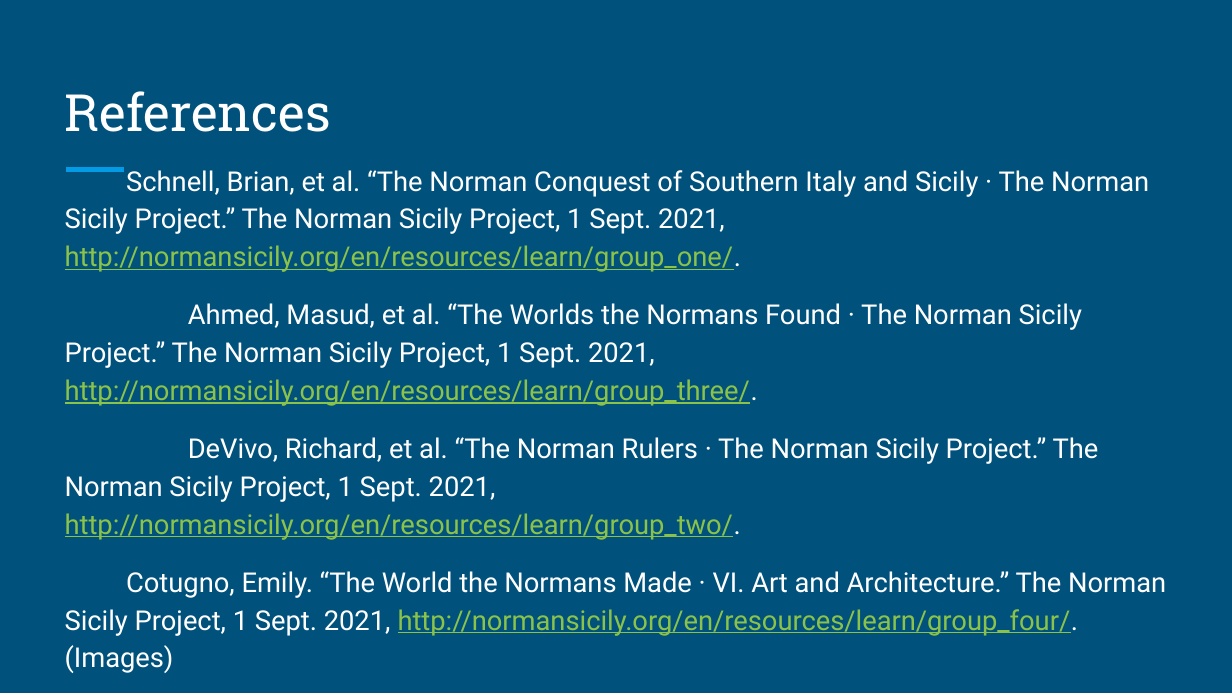
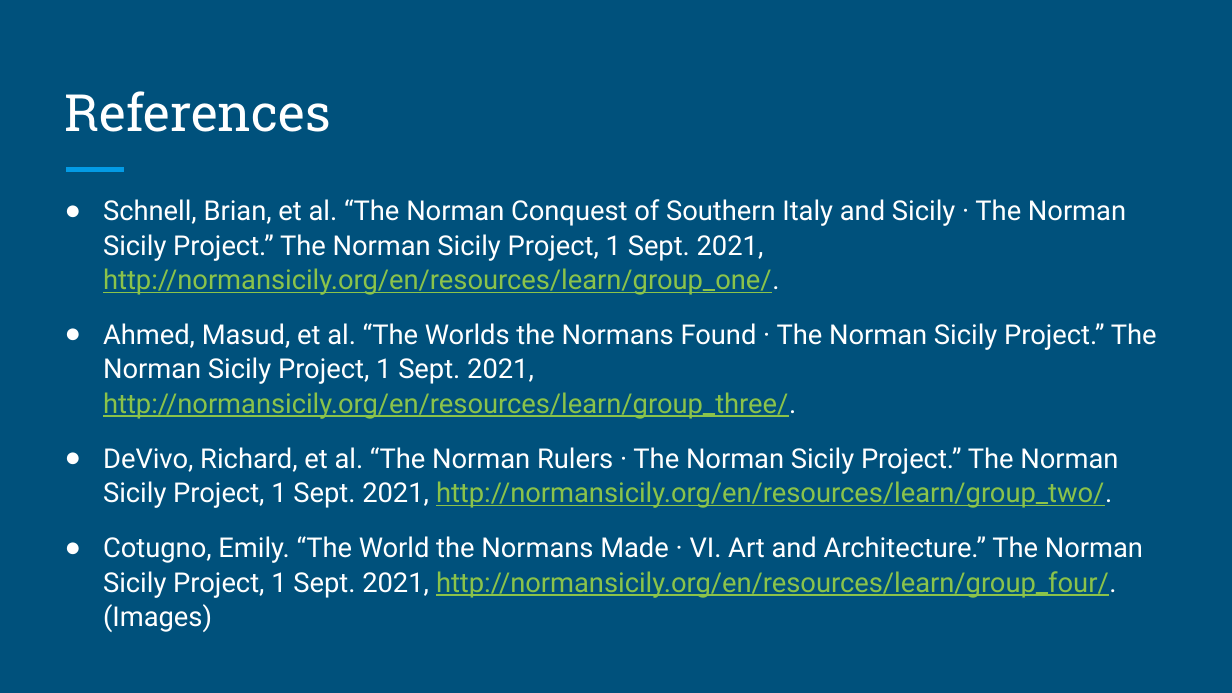
Before and after one commit to the-norman-sicily-project/website, a slide deck: slide 6 of site/content/en/resources/learn/people_of_norman_sicily/The_People_of_Norman_Sicily.pptx. Drawn at 1232x693 pixels with LibreOffice and Linux fonts; fonts in the diff are those of the drawing. Boxes give left, top, right and bottom in pixels: in the first picture for what was removed or moved away, otherwise in the second. Text is boxed around its words. In the diff, an @@ line names an element or a change of style, - is before the commit and + after.

```diff
--- a/site/content/en/resources/learn/people_of_norman_sicily/The_People_of_Norman_Sicily.pptx
+++ b/site/content/en/resources/learn/people_of_norman_sicily/The_People_of_Norman_Sicily.pptx
@@ text "Schnell, Brian, et al. “The ..." at (103, 199, 1157, 632): bullet none to ●; line spacing 1.15 to 1.05; less space between paragraphs @@
```
Also in this commit, not shown: 2 other slides changed, 6 other files.
